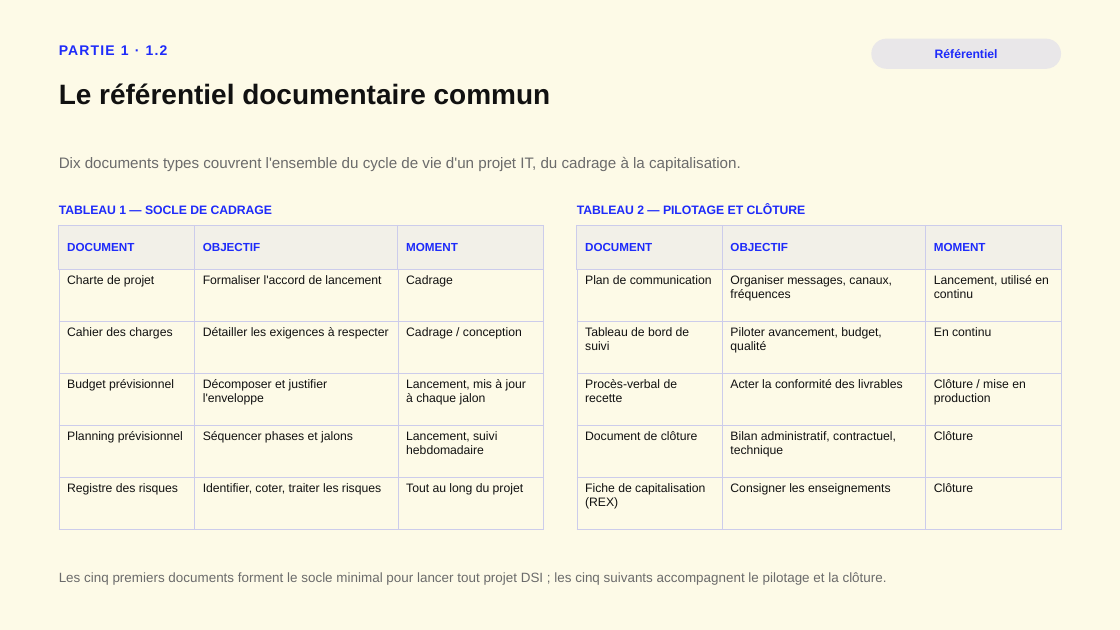
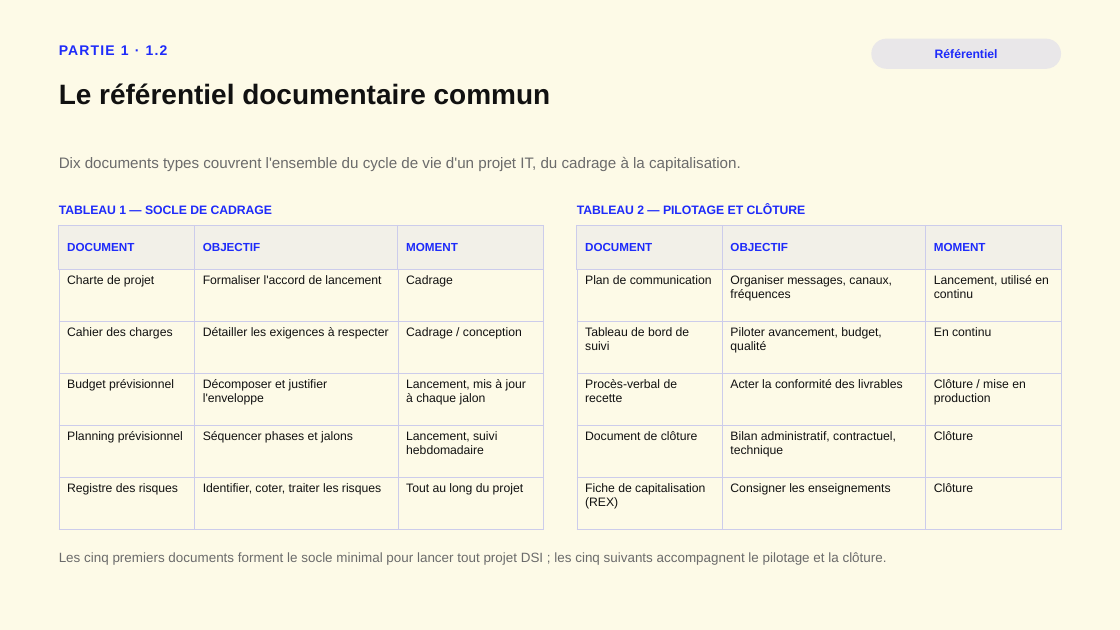
Before and after one commit to adrienlebg64/pptx, a slide deck: slide 6 of TimeEats_Portefeuille_DSI.pptx. Drawn at 1120x630 pixels with LibreOffice and Linux fonts; fonts in the diff are those of the drawing. Boxes give left, top, right and bottom in pixels: in the first picture for what was removed or moved away, otherwise in the second. Text is boxed around its words. In the diff, an @@ line names an element or a change of style, - is before the commit and + after.

```diff
--- a/TimeEats_Portefeuille_DSI.pptx
+++ b/TimeEats_Portefeuille_DSI.pptx
@@ text "Les cinq premiers documents forment ...": place and size @@
-text "Les cinq premiers documents forment ..." at [59,572,887,585]
+text "Les cinq premiers documents forment ..." at [59,552,887,565]
```
Also in this commit, not shown: 7 other slides changed, 2 other files.
